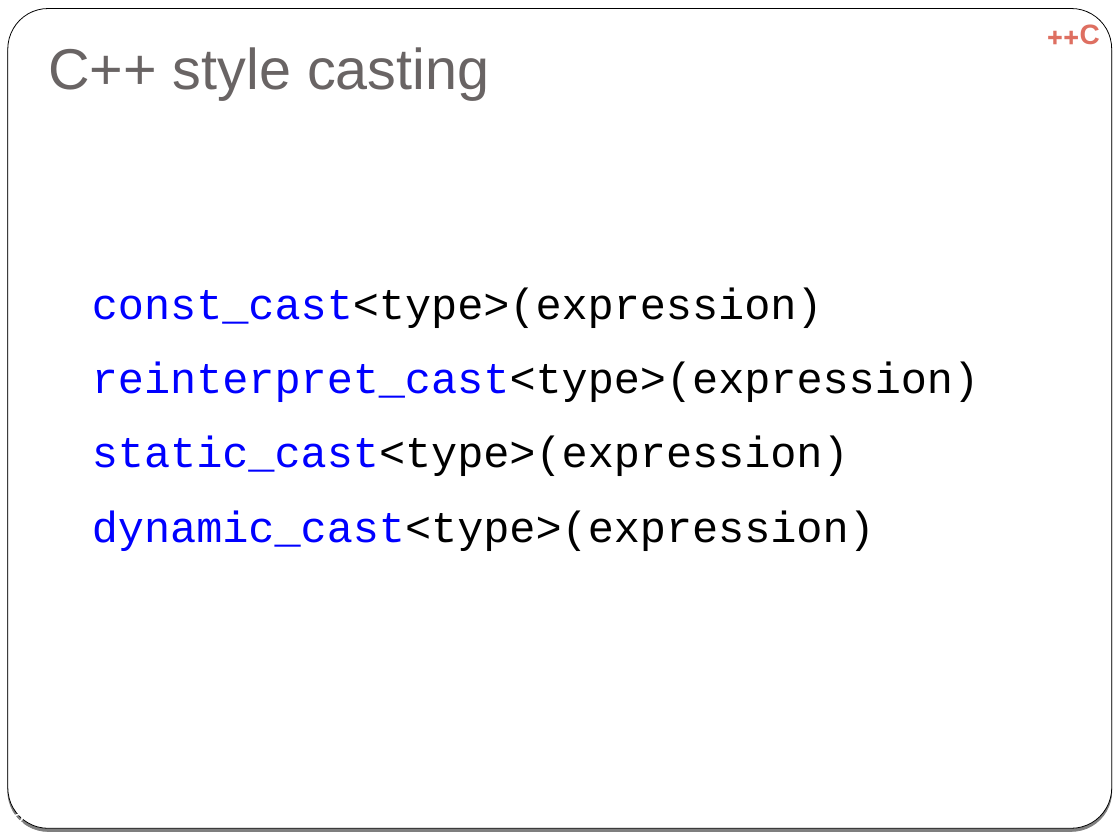
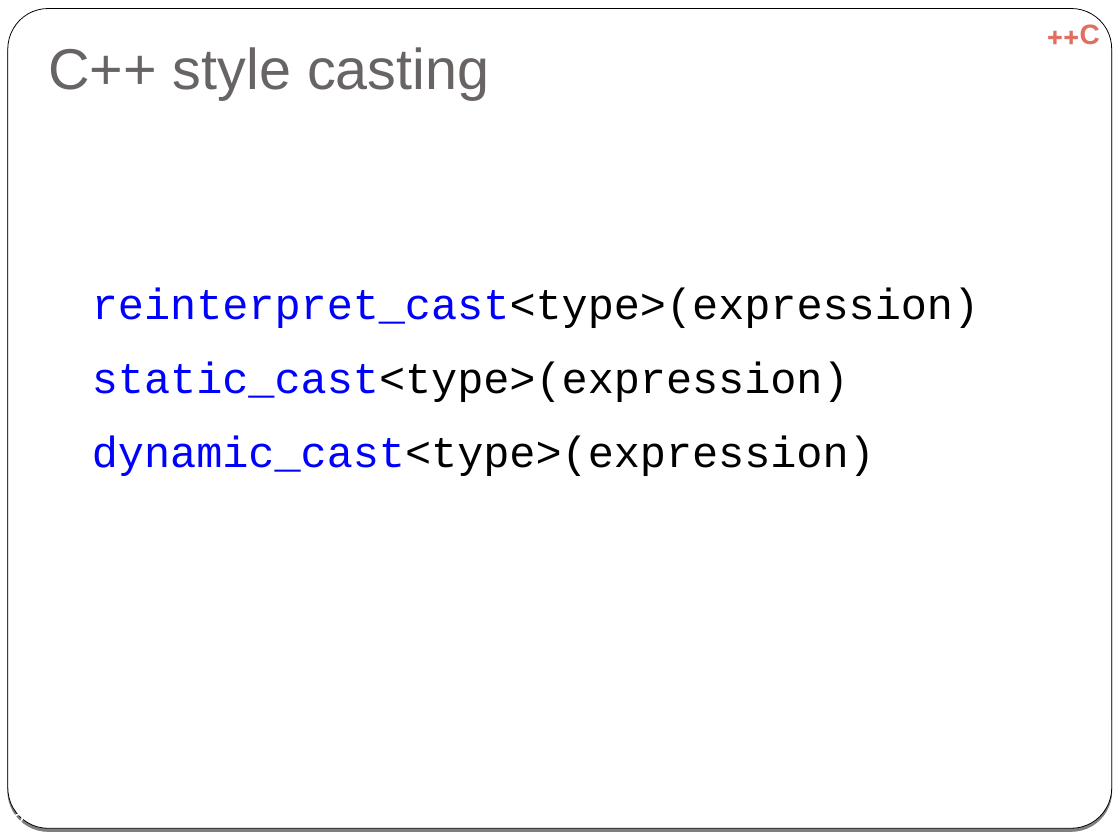
Before and after one commit to cpp-at-ariel/cpp-5781, a slide deck: slide 2 of 07-rtti/slides-1-rtti.odp (slide 3 before the commit). Drawn at 1120x840 pixels with LibreOffice and Linux fonts; fonts in the diff are those of the drawing. Boxes give left, top, right and bottom in pixels: in the first picture for what was removed or moved away, otherwise in the second. Text is boxed around its words. In the diff, an @@ line names an element or a change of style, - is before the commit and + after.

```diff
--- a/07-rtti/slides-1-rtti.odp
+++ b/07-rtti/slides-1-rtti.odp
@@ text at (92, 287, 823, 328): paragraph removed @@
-● const_cast<type>(expression)
```
Also in this commit, not shown: 2 other slides changed, 11 slides removed, 15 other files.
